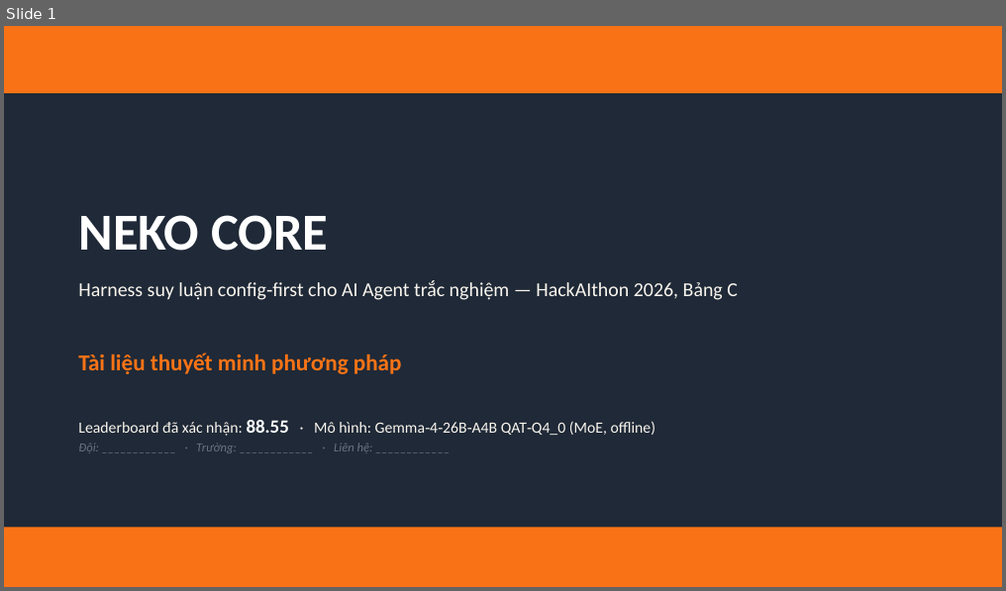
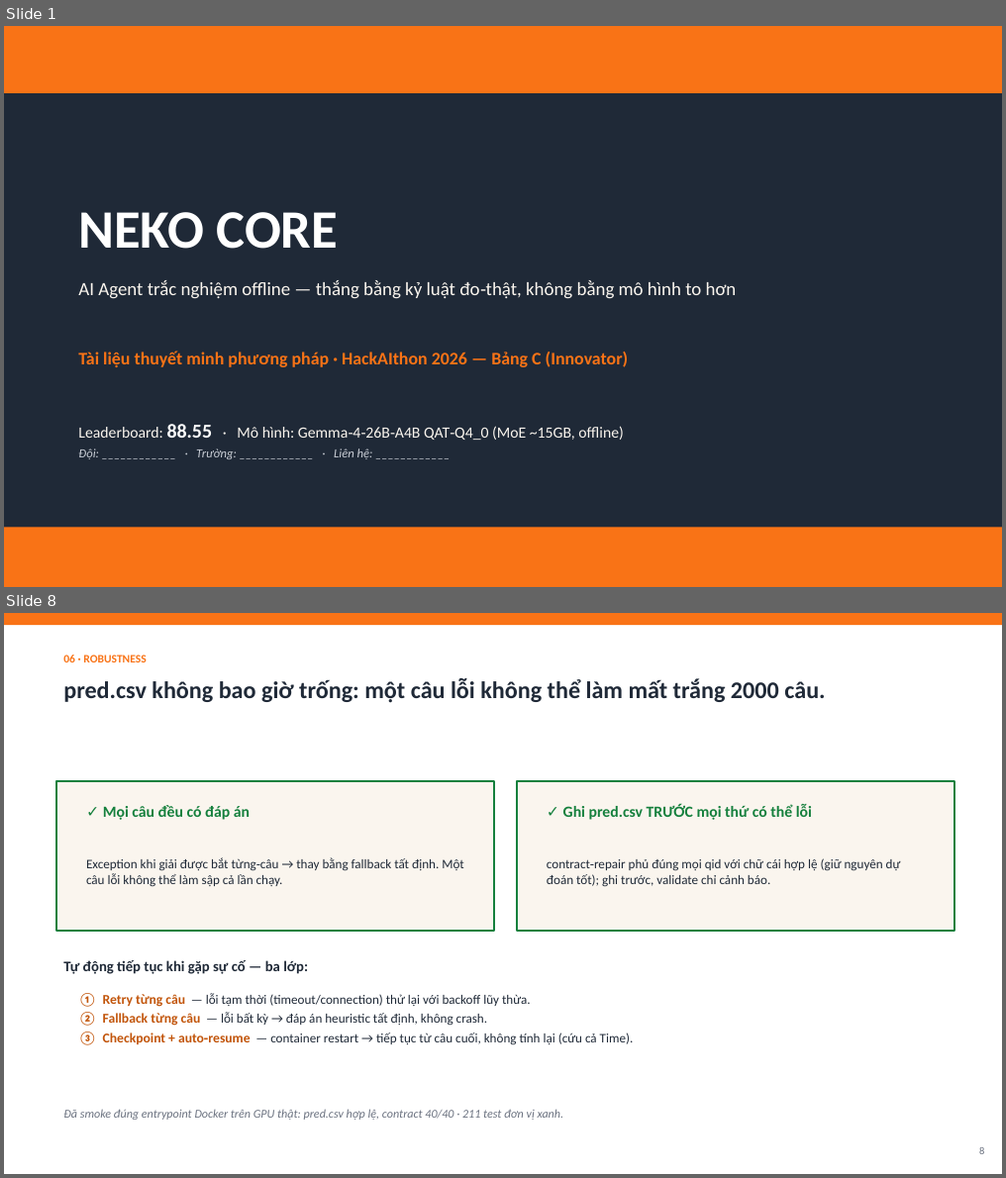
Before and after one commit to meiiie/bang_c, a slide deck: docs/Neko-Core-Thuyet-minh-phuong-phap.pptx. Shown one above the other, each under a label of ours: slide 1 before the commit, slides 1 and 8 after it; the slides between them are not shown. The pictures are 1006x591 and 1006x1178 pixels, drawn with LibreOffice and Linux fonts; fonts in the diff are those of the drawing. Boxes give left, top, right and bottom in pixels: in the first picture for what was removed or moved away, otherwise in the second. Text is boxed around its words. In the diff, an @@ line names an element or a change of style, - is before the commit and + after.

```diff
--- a/docs/Neko-Core-Thuyet-minh-phuong-phap.pptx
+++ b/docs/Neko-Core-Thuyet-minh-phuong-phap.pptx
@@ slide 8 added at [4, 613, 1002, 1174], background #FFFFFF @@
@@ rectangle added at [4, 613, 1002, 625], fill #F97316 @@
@@ text added at [63, 655, 146, 663], 11 pt, text #F97316, bold @@
+06 · ROBUSTNESS
@@ text added at [63, 678, 825, 703], 23 pt, text #1F2937, bold @@
+pred.csv không bao giờ trống: một câu lỗi không thể làm mất trắng 2000 câu.
@@ rectangle added at [56, 781, 494, 931], fill #FAF5EE, outline #15803D 1.5 pt @@
@@ rectangle added at [517, 781, 954, 931], fill #FAF5EE, outline #15803D 1.5 pt @@
@@ text added at [103, 805, 250, 820], 15 pt, text #15803D, bold @@
+✓ Mọi câu đều có đáp án
@@ text added at [563, 804, 812, 820], 15 pt, text #15803D, bold @@
+✓ Ghi pred.csv TRƯỚC mọi thứ có thể lỗi
@@ text added at [86, 858, 463, 887], 12.5 pt, text #1F2937 @@
+Exception khi giải được bắt từng‑câu → thay bằng fallback tất định. Một câu lỗi không thể làm sập cả lần chạy.
@@ text added at [547, 859, 901, 887], 12.5 pt, text #1F2937 @@
+contract‑repair phủ đúng mọi qid với chữ cái hợp lệ (giữ nguyên dự đoán tốt); ghi trước, validate chỉ cảnh báo.
@@ text added at [63, 960, 308, 974], 14 pt, text #1F2937, bold @@
+Tự động tiếp tục khi gặp sự cố — ba lớp:
@@ text added at [78, 993, 634, 1046], 12.5 pt, text #1F2937 @@
+① Retry từng câu — lỗi tạm thời (timeout/connection) thử lại với backoff lũy thừa.
+② Fallback từng câu — lỗi bất kỳ → đáp án heuristic tất định, không crash.
+③ Checkpoint + auto‑resume — container restart → tiếp tục từ câu cuối, không tính lại (cứu cả Time).
@@ text added at [63, 1109, 564, 1120], 11.5 pt, text #6B7280, italic @@
+Đã smoke đúng entrypoint Docker trên GPU thật: pred.csv hợp lệ, contract 40/40 · 211 test đơn vị xanh.
@@ text added at [979, 1148, 984, 1155], 10 pt, text #6B7280 @@
+8
@@ slide 1 changed as well @@
@@ text "NEKO CORE" at [78, 212, 339, 249]: size 50 to 52 pt; more space between paragraphs @@
@@ text at [78, 280, 737, 299]: text changed; size 19 to 18 pt @@
-Harness suy luận config‑first cho AI Agent trắc nghiệm — HackAIthon 2026, Bảng C
+AI Agent trắc nghiệm offline — thắng bằng kỷ luật đo‑thật, không bằng mô hình to hơn
@@ text at [78, 351, 628, 368]: text changed; size 22 to 17 pt @@
-Tài liệu thuyết minh phương pháp
+Tài liệu thuyết minh phương pháp · HackAIthon 2026 — Bảng C (Innovator)
@@ text at [78, 424, 623, 440]: text changed @@
-Leaderboard đã xác nhận: 88.55 · Mô hình: Gemma‑4‑26B‑A4B QAT‑Q4_0 (MoE, offline)
+Leaderboard: 88.55 · Mô hình: Gemma‑4‑26B‑A4B QAT‑Q4_0 (MoE ~15GB, offline)
@@ text at [78, 449, 373, 460]: text colour #6B7280 to #C9CED6 in "Đội: ____________ · Trường: ____________ · Liên ..."; more space between paragraphs @@
```
Also in this commit, not shown: 9 other slides changed, 2 other slides added, 2 slides removed, 1 other file.
